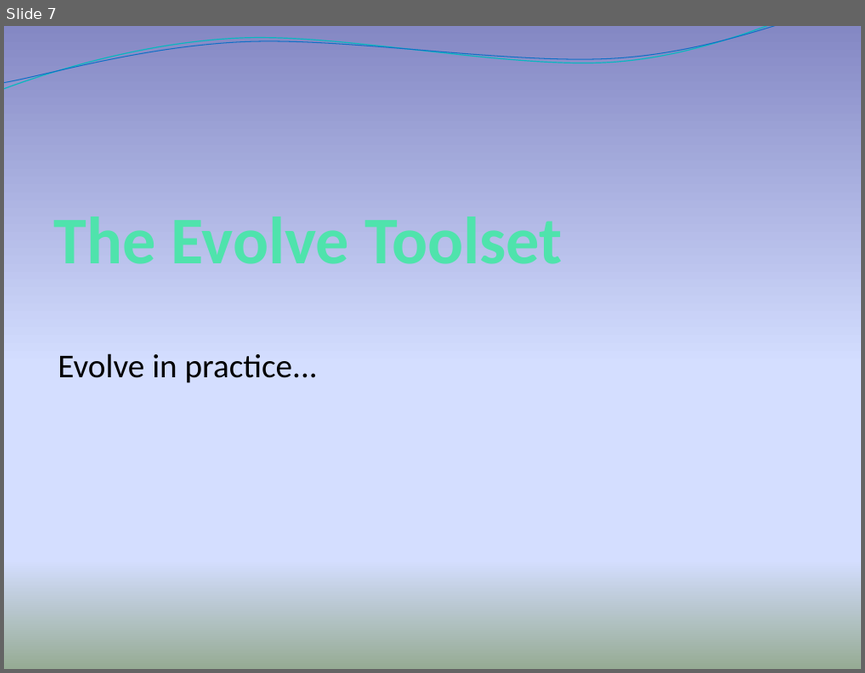
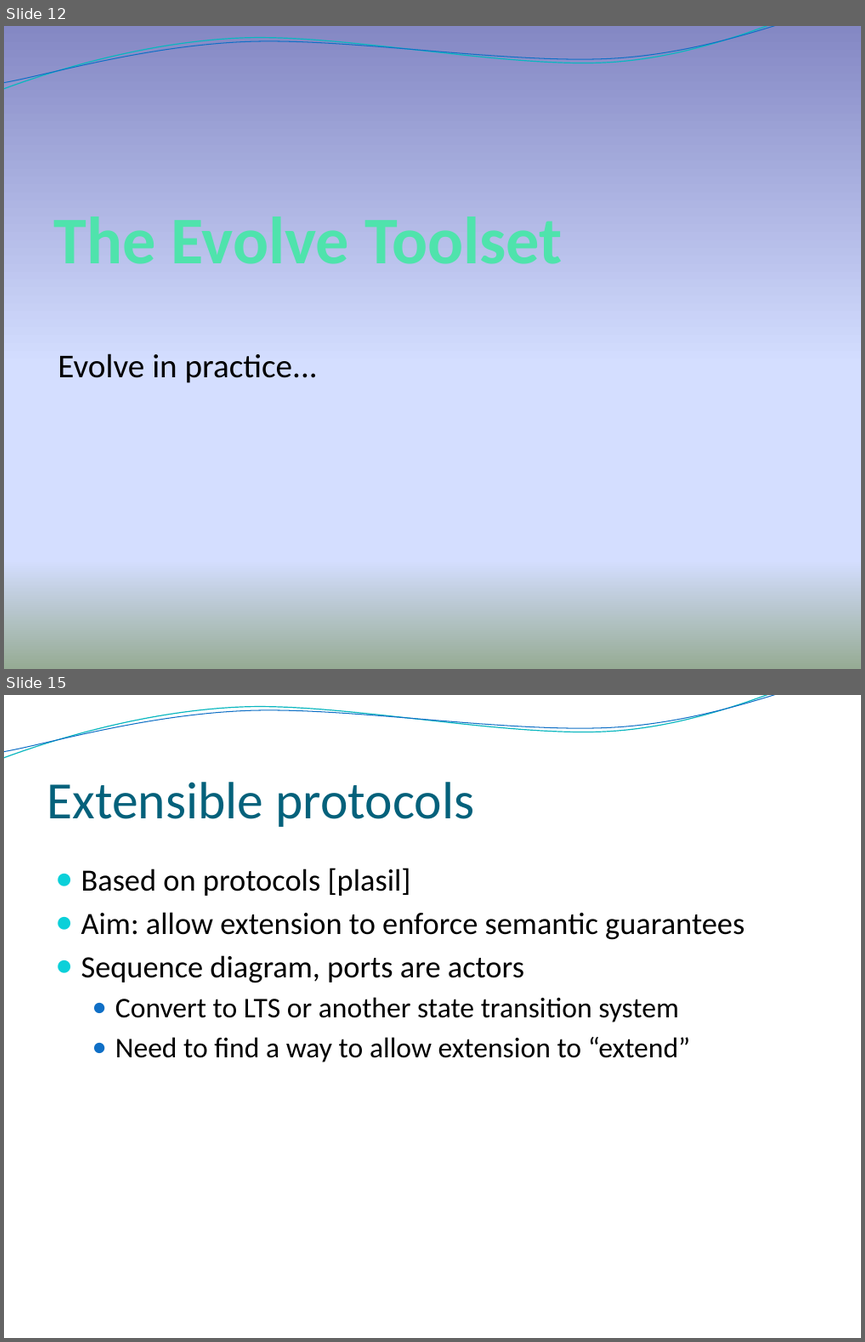
Before and after one commit to Intrinsarc/intrinsarc-evolve, a slide deck: Academic Work/presentations/prague/Evolve - Advanced.pptx. Shown one above the other, each under a label of ours: slide 7 before the commit, slides 12 and 15 after it; the slides between them are not shown. The pictures are 865x673 and 865x1342 pixels, drawn with LibreOffice and Linux fonts; fonts in the diff are those of the drawing; background and template pictures are left out. Boxes give left, top, right and bottom in pixels: in the first picture for what was removed or moved away, otherwise in the second. Text is boxed around its words. In the diff, an @@ line names an element or a change of style, - is before the commit and + after.

```diff
--- a/Academic Work/presentations/prague/Evolve - Advanced.pptx
+++ b/Academic Work/presentations/prague/Evolve - Advanced.pptx
@@ slide 15 added at bbox=[4, 695, 861, 1338], background picture (left out); not listed: 2 template elements that a slide beside it also shows @@
@@ title added at bbox=[46, 782, 474, 827], 44 pt, text #04617B @@
+Extensible protocols
@@ text added at bbox=[81, 868, 744, 1062], 26 pt, text #000000 @@
+● Based on protocols [plasil]
+● Aim: allow extension to enforce semantic guarantees
+● Sequence diagram, ports are actors
+  ● Convert to LTS or another state transition system
+  ● Need to find a way to allow extension to “extend”
@@ what was slide 7 is now slide 12 @@
```
Also in this commit, not shown: 3 slides changed, 11 other slides added, 2 slides removed, 12 other files.
